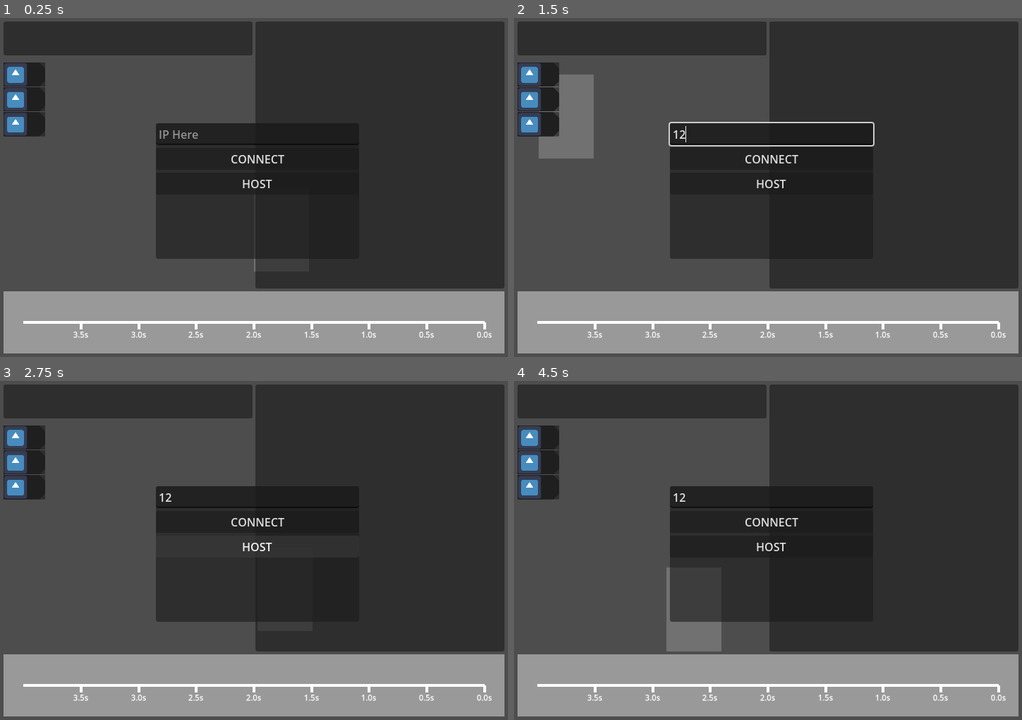
Above: before the commit, frames 1-4 (two rows, left to right).
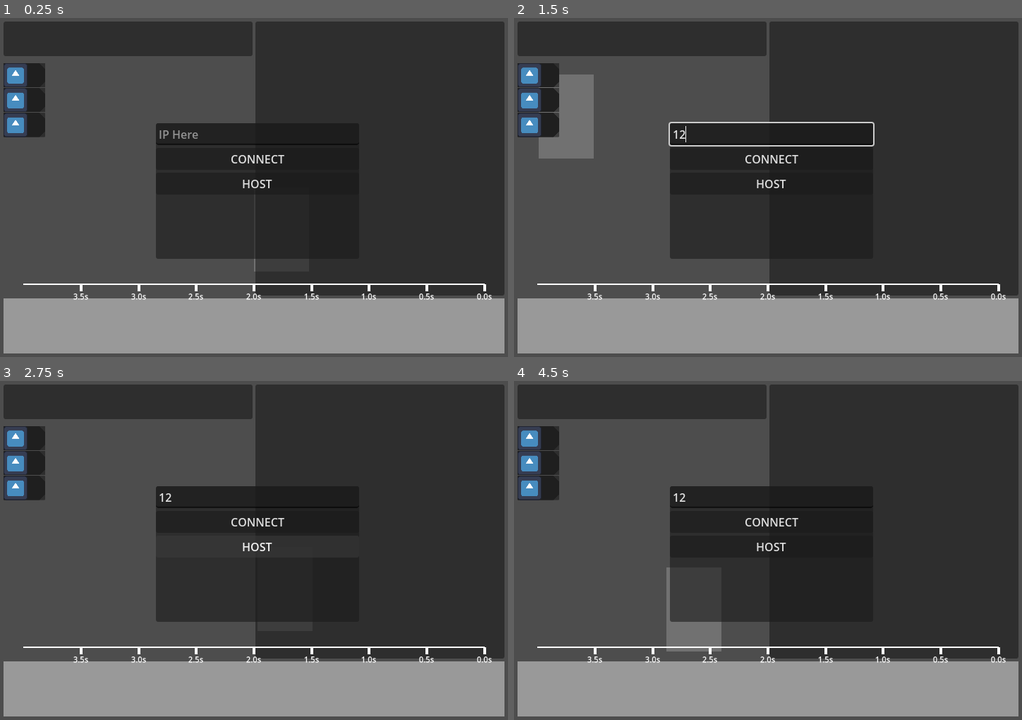
Above: after the commit, the same moments.

Repository: GlitchAnims/latent-depths
Game: Godot game, scene res://scenes/stronghold.tscn
Two runs of this game, one before a commit and one after it. Both use one fixed random seed, a clock stepped at 60 frames per second and the inputs below. The engine's default icon, where the game draws it, is replaced by a stand-in: a white triangle on a blue panel in a dark square.
Inputs (mouse positions are in pixels of both pictures, inside the frame that each line leads up to):
- Up to frame 1 (0.25 s): no input
- Up to frame 2 (1.5 s): click (773, 133) at 0.52 s; type "12" at 0.6 s; click (539, 75) at 1.27 s
- Up to frame 3 (2.75 s): click "HOST" at 2 s
- Up to frame 4 (4.5 s): click "CONNECT" at 2.75 s; move the mouse to (879, 533) at 3.52 s; hold D (ACT_East) 3.53-4.28 s; hold Shift (ACT_Shift) 3.53-4.28 s; move the mouse to (666, 567) at 4.27 s; hold S (ACT_South) from 4.28 s (still down); click (666, 567) at 4.35 s

The runs differ from the first frame. In frame 1, 4.3% of the frame differs, in the area x 0-100%, y 11-95%; in frame 2, 4.3%; in frame 3, 4.3%; in frame 4, 4.3%.

Commit message:
Moved Timeline

Diff:
--- a/scenes/stronghold.tscn
+++ b/scenes/stronghold.tscn
@@ -140,4 +140,5 @@
 
 [node name="RulerLine" type="Line2D" parent="Encompass/VBox1/Timeline/Ruler" unique_id=2024940109]
 points = PackedVector2Array(0, 20, 600, 20)
-width = 4.0
+width = 3.0
+antialiased = true
--- a/scripts/HUD/BattleTimeline.gd
+++ b/scripts/HUD/BattleTimeline.gd
@@ -10,8 +10,11 @@
 const timeline_seconds_scene: PackedScene = preload("res://scenes/HUD/timeline_marker_seconds.tscn")
 const si_marker_scene: PackedScene = preload("res://scenes/HUD/skillstruction_marker.tscn")
 const si_marker_big_scene: PackedScene = preload("res://scenes/HUD/skillstruction_marker_big.tscn")
-const si_marker_big_width: float = 72.0
-const si_marker_big_height: float = 146.0
+
+
+const const_si_marker_big_size: Vector2 = Vector2(72,146)
+var si_marker_big_size: Vector2 = const_si_marker_big_size
+var si_marker_big_scale: Vector2 = const_si_marker_big_size
 
 var myturn_list: Array[TimelineMarker] = []
 var secondmarker_list: Array[TimelineMarker_Seconds] = []
@@ -23,9 +26,17 @@
 
 func UpdateSize(set_client_scale: float, item_scale: Vector2) -> void:
 	client_scale = set_client_scale
-	custom_minimum_size = Vector2(64,si_marker_big_height*client_scale*0.9)
+	si_marker_big_scale = item_scale * 0.8
+	si_marker_big_size = const_si_marker_big_size * si_marker_big_scale
+
+	custom_minimum_size = si_marker_big_size
+
+	for marker: SkillstructionMarker in si_marker_list:
+		marker.scale = item_scale
 	for marker: SkillstructionMarkerBig in si_marker_big_list:
-		marker.scale = item_scale * 0.9
+		marker.scale = si_marker_big_scale
+
+	RulerLine_Node.width = 3.0 * client_scale
 
 static func SetTimelineLimit() -> void:
 	var longest: int = time_per_second * 4
@@ -77,10 +88,10 @@
 	var ruler_begin: Vector2 = Ruler_Node.get_begin()
 	var ruler_end: Vector2 = Ruler_Node.get_end()
 	var ruler_vec: Vector2 = ruler_end - ruler_begin
-	var ruler_middle: Vector2 = ruler_vec / 2
-
-	var line_start: Vector2 = Vector2(ruler_vec.x*0.04,ruler_middle.y)
-	var line_end: Vector2 = Vector2(ruler_vec.x*0.96,ruler_middle.y)
+	#var ruler_middle: Vector2 = ruler_vec / 2
+
+	var line_start: Vector2 = Vector2(ruler_vec.x*0.04,-20)
+	var line_end: Vector2 = Vector2(ruler_vec.x*0.96,-20)
 
 	RulerLine_Node.set_point_position(0,line_start)
 	RulerLine_Node.set_point_position(1,line_end)
@@ -211,19 +222,21 @@
 	)
 
 	var order_count: int = order_list.size()
+	var actor_ID: int = cur_actor.unitID if cur_actor_is_valid else -1
+	var infomercial_ID: int = ClientData.infomercial_unit.unitID if is_instance_valid(ClientData.infomercial_unit) else -1
+
 	var si_marker_count: int = si_marker_list.size()
+	var too_close_value: float = -1.0
+	var order_height_level: int = 0
 	for i in si_marker_count:
 		var marker: SkillstructionMarker = si_marker_list[i]
 		var marker_visible: bool = i < order_count
 		marker.visible = marker_visible
-
-	var too_close_value: float = -1.0
-	var order_height_level: int = 0
-	for i in order_count:
+		if not marker_visible: continue
+
 		var order: SkillInsOrder = order_list[i]
-		var marker: SkillstructionMarker = si_marker_list[i]
-
 		var marker_mult: float = float(order.time) / timeline_limit
+
 		var overlap: bool = marker_mult-too_close_value < 0.06
 		if overlap:
 			order_height_level += 1
@@ -239,14 +252,8 @@
 			marker.SetInstructionType(SkillInstruction.INS_TYPE.special)
 		else:
 			var ins_type: SkillInstruction.INS_TYPE = order.ins.ins_type
-			#if i < order_count-1 and ins_type == SkillInstruction.INS_TYPE.down:
-				#marker.visible = false
-				#continue
 			marker.SetInstructionType(ins_type)
 
-
-	var actor_ID: int = cur_actor.unitID if cur_actor_is_valid else -1
-	var infomercial_ID: int = ClientData.infomercial_unit.unitID if is_instance_valid(ClientData.infomercial_unit) else -1
 
 	var si_marker_big_offset: float = 0
 	var si_marker_big_count: int = si_marker_list.size()
@@ -257,8 +264,8 @@
 		if not marker_visible: continue
 
 		var order: SkillInsOrder = order_list[i]
-		marker.position = ruler_vec - Vector2(si_marker_big_offset * client_scale * 0.9,0)
-		si_marker_big_offset += si_marker_big_width
+		marker.position = ruler_vec - Vector2(si_marker_big_offset,0)
+		si_marker_big_offset += si_marker_big_size.x
 
 		var unit: Unit = order.unit
 		marker.SetTeam(unit.team)
